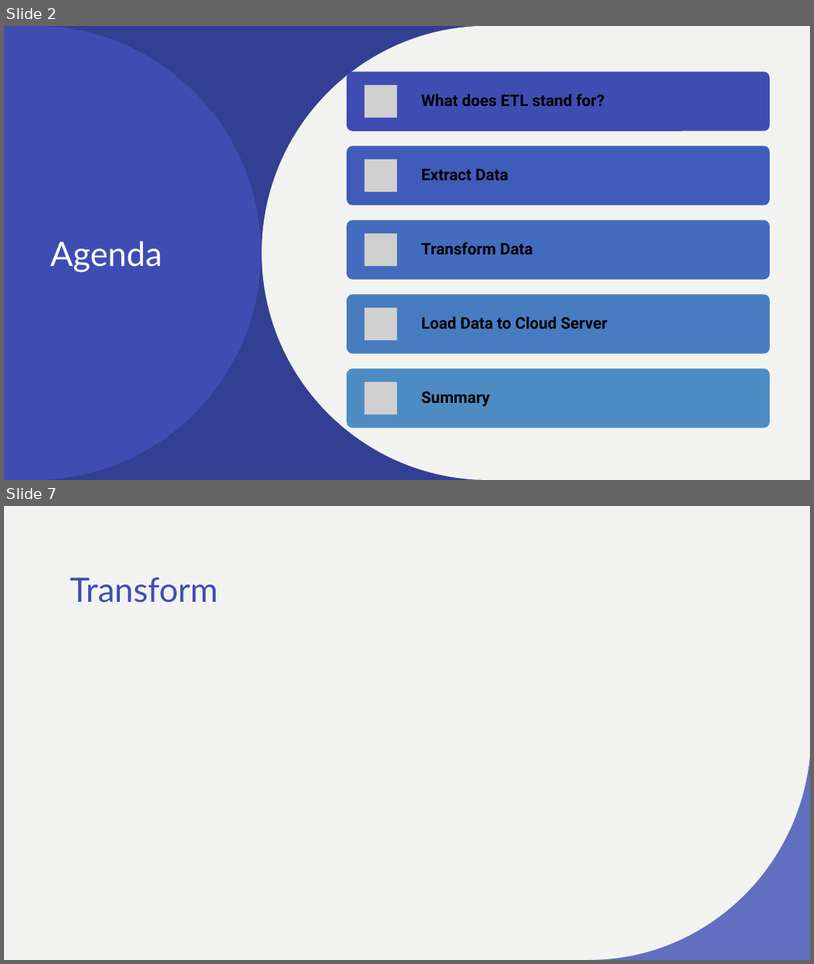
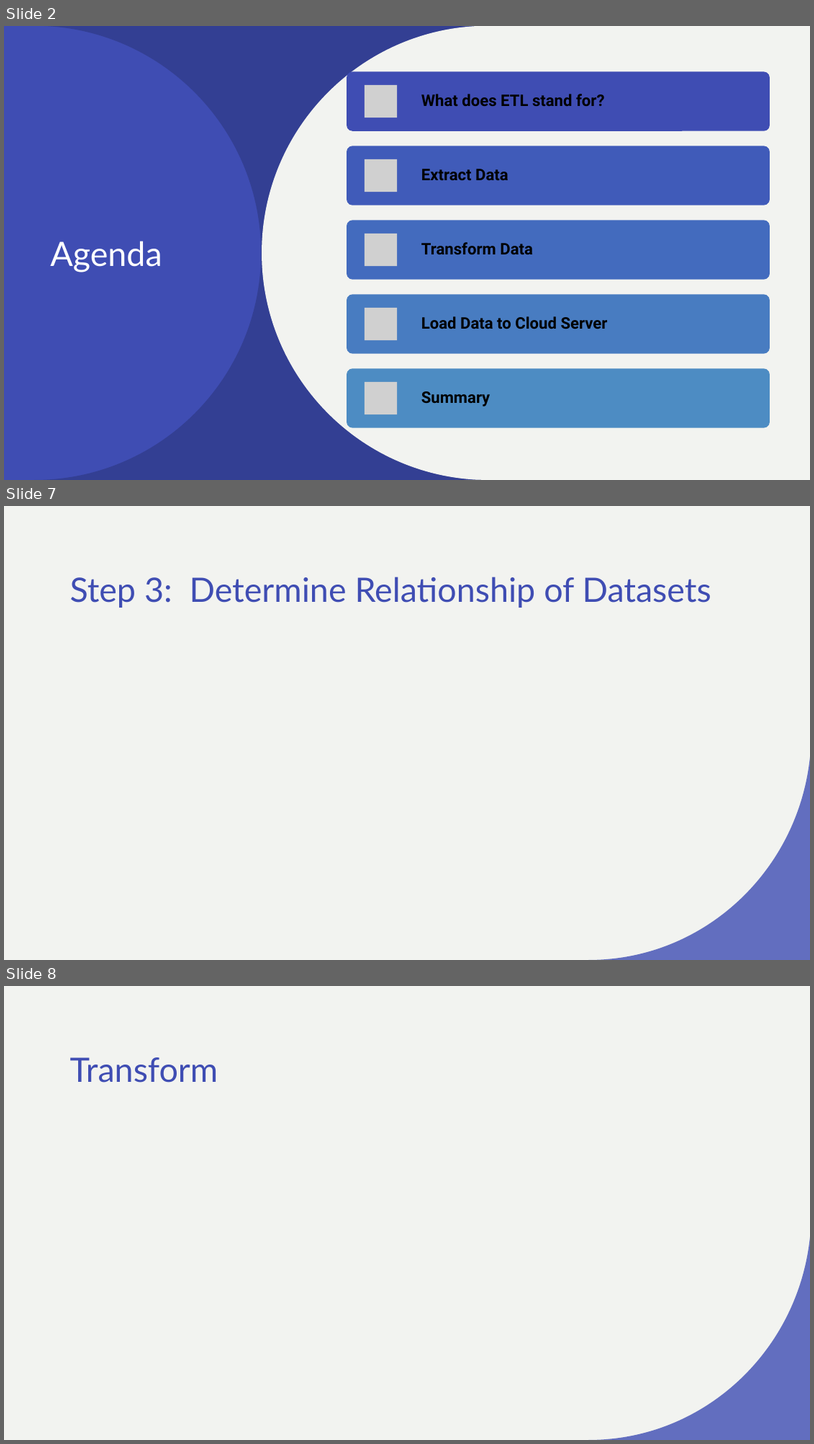
Before and after one commit to cecileung1208/Project_2_ETL, a slide deck: ETL Project Write-up.pptx. Shown one above the other, each under a label of ours: slides 2 and 7 before the commit, slides 2, 7 and 8 after it; the slides between them are not shown. The pictures are 814x964 and 814x1444 pixels, drawn with LibreOffice and Linux fonts; fonts in the diff are those of the drawing; grey boxes stand for pictures. Boxes give left, top, right and bottom in pixels: in the first picture for what was removed or moved away, otherwise in the second. Text is boxed around its words. In the diff, an @@ line names an element or a change of style, - is before the commit and + after.

```diff
--- a/ETL Project Write-up.pptx
+++ b/ETL Project Write-up.pptx
@@ slide 7 added at bbox=[4, 506, 810, 960], background #F2F3F0; not listed: 1 template element that a slide beside it also shows @@
@@ title added at bbox=[70, 577, 712, 608], 40 pt, text #3F4DB3 @@
+Step 3: Determine Relationship of Datasets
@@ what was slide 7 is now slide 8 @@
```
Also in this commit, not shown: 1 slide changed, 3 other slides added, 3 slides removed.
